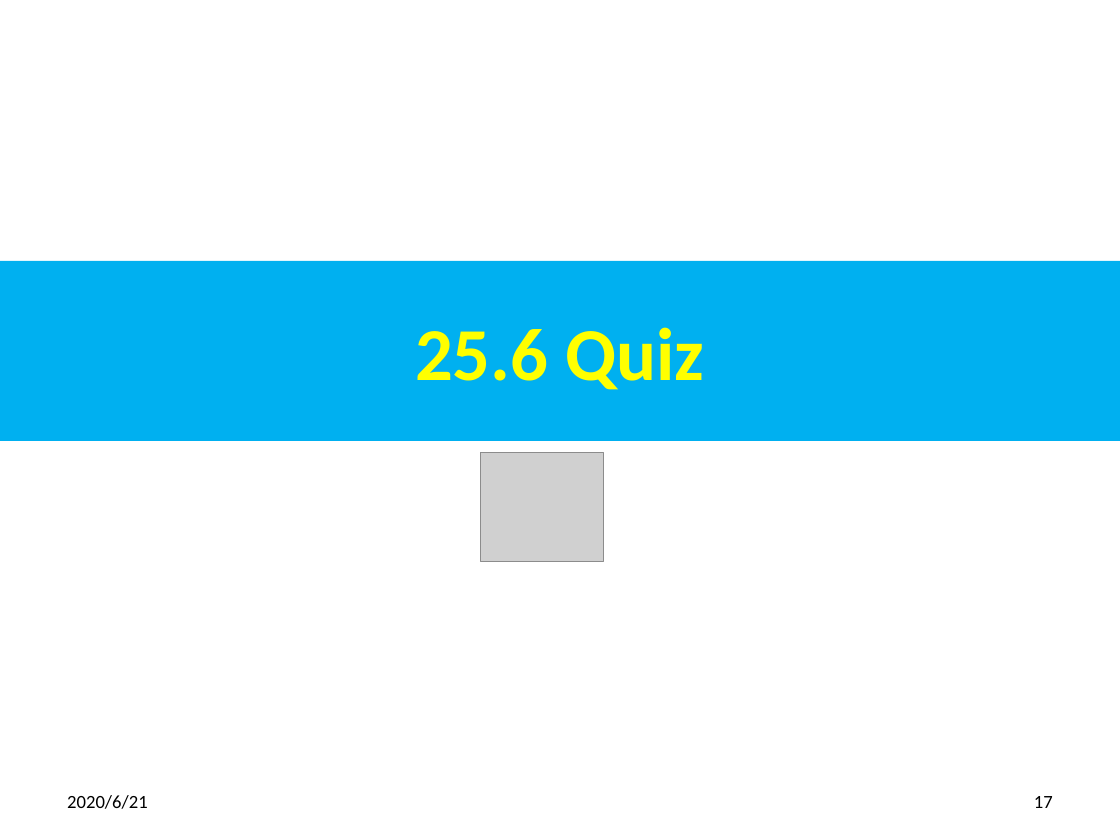
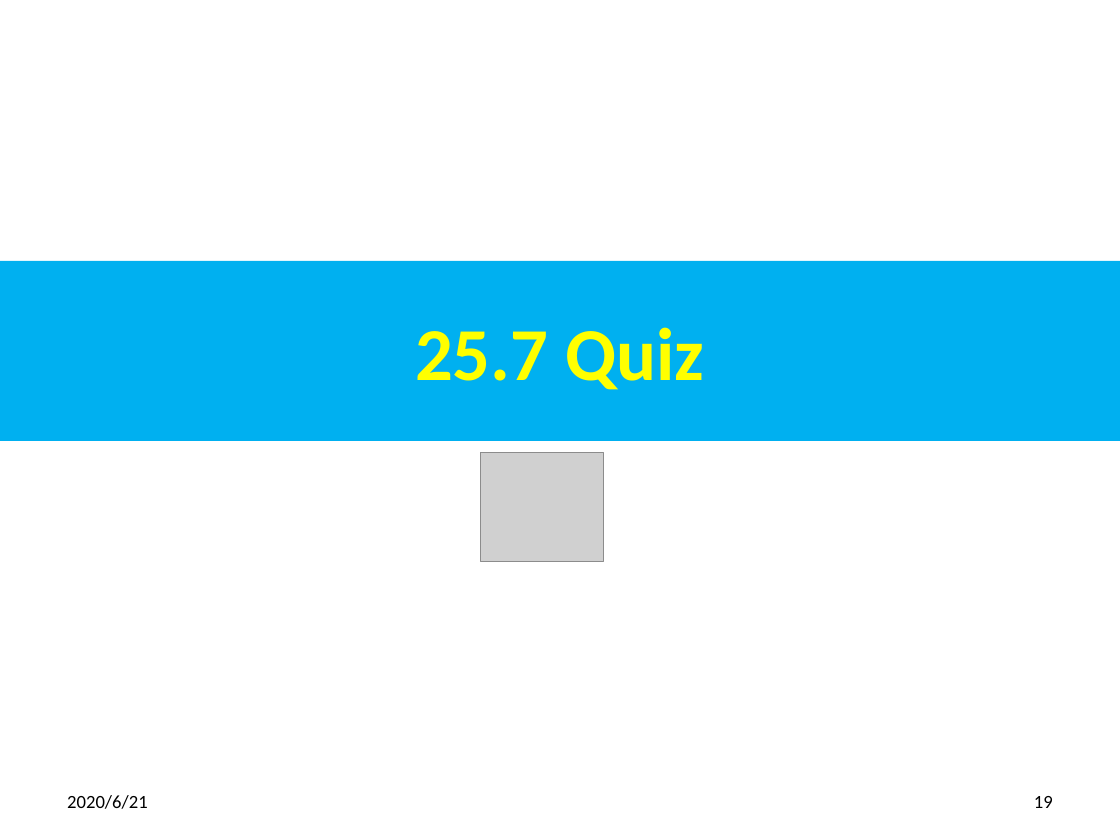
Before and after one commit to peterhchen/500_NLP_NLTK, a slide deck: slide 19 of 25_RandomForestClassifier.pptx (slide 17 before the commit). Drawn at 1120x840 pixels with LibreOffice and Linux fonts; fonts in the diff are those of the drawing; grey boxes stand for pictures. Boxes give left, top, right and bottom in pixels: in the first picture for what was removed or moved away, otherwise in the second. Text is boxed around its words. In the diff, an @@ line names an element or a change of style, - is before the commit and + after.

```diff
--- a/25_RandomForestClassifier.pptx
+++ b/25_RandomForestClassifier.pptx
@@ title at (415, 327, 704, 390): text changed @@
-25.6 Quiz
+25.7 Quiz
@@ page number at (1034, 796, 1053, 808): text changed @@
-17
+19
```
Also in this commit, not shown: 3 other slides changed, 2 slides added, 1 other file.
